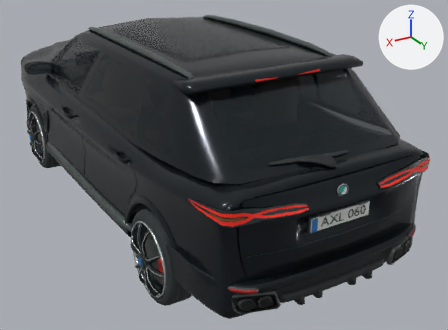
What one commit did to the glTF model vehicles/luxury_suv.glb.
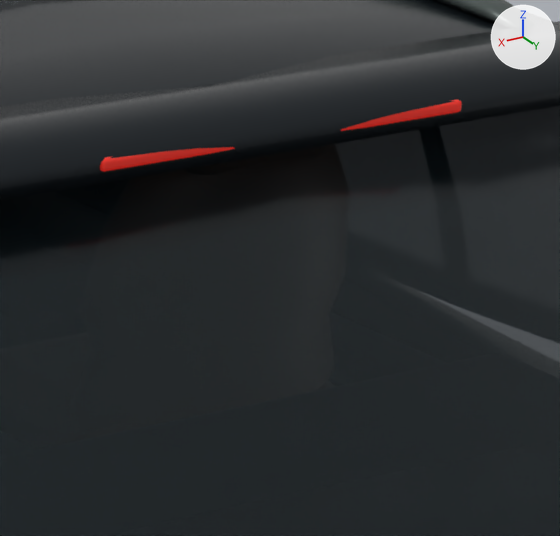
Old and new are each drawn whole from a camera (50 mm lens) standing at (2.49, 5.162, 2.816) and looking at (-0.332, 0.458, 0.464) and again close up on the part from 53% to 75% of the width and 16% to 45% of the height. Arrows for +X, +Y and +Z are at upper right; the lights stay in place. The older version's two pictures come first. Where no turn or scale is listed for an object, it has been applied to the vertices. Vertices at exactly the same position are counted once.

Names of what the first close-up shows: 'Centre brake lamp', 'Integrated roof rail', 'Roof and cabin', 'Tailgate roof spoiler' and 1 more.
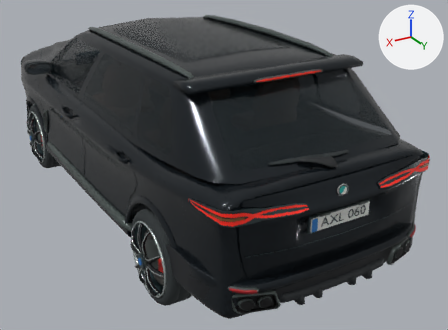
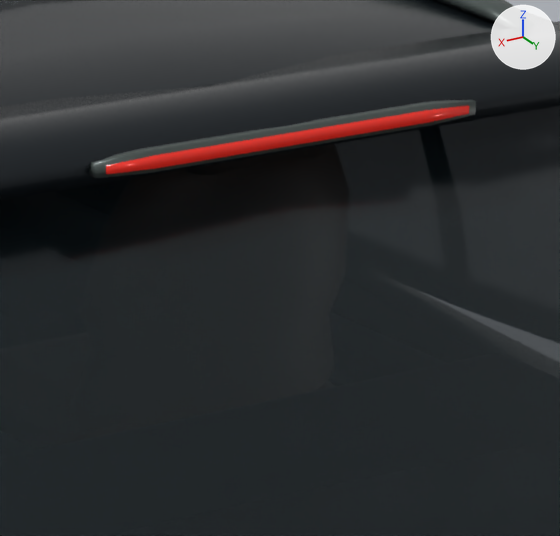
What differs and where, as boxes [x1, y1, x2, y2] in the close-ups (560 x 536 px):
'Centre brake lamp', reshaped, moved
    before: [100, 99, 462, 172]
    after: [106, 105, 469, 174]
'Centre stop lamp bezel', added
    after: [88, 99, 476, 178]
part 1 of me_kub_029, deleted
    before: [100, 99, 462, 172]
part 2 of me_kub_029, added
    after: [106, 105, 469, 174]

Patch to the scene script:
```diff
--- a/vehicles/luxury_suv.glb.py
+++ b/vehicles/luxury_suv.glb.py
@@ me_kub_029 @@
 # used by ob_centre_brake_lamp; location = (0.0, 2.04, 2.25)
-me_kub_029.from_pydata(...)  # 96 vertices, 188 faces; spans x -0.271..0.271, y -0.185..-0.174, z -0.545..-0.528
+me_kub_029.from_pydata(...)  # 36 vertices, 68 faces; spans x -0.271..0.271, y 1.861..1.881, z 1.705..1.72
+# me_kub_029 part 1: the whole mesh is rebuilt
+# me_kub_029 part 2
+# 18 vertices are added at x -0.271..0.271, y 1.861..1.864, z 1.705..1.72
+# 18 new vertices lie (0.0, 0.017, 0.0) away from vertices in x -0.271..0.271, y 1.861..1.864, z 1.705..1.72
+# 68 new faces join them
 me_kub_029.materials.append(mat_tail_lamp)
@@ me_centre_stop_lamp_bezel @@
+me_centre_stop_lamp_bezel.from_pydata(...)  # 36 vertices, 68 faces; spans x -0.285..0.285, y 1.857..1.877, z 1.699..1.726
+me_centre_stop_lamp_bezel.materials.append(mat_graphite_trim)  # dark grey #4d5755
@@ ob_centre_brake_lamp @@
 ob_centre_brake_lamp = bpy.data.objects.new('Centre brake lamp', me_kub_029)
-ob_centre_brake_lamp.location = (0.0, 2.04, 2.25)
+ob_centre_brake_lamp.location = (0.0, 0.0, 0.0)
@@ ob_centre_stop_lamp_bezel @@
+ob_centre_stop_lamp_bezel = bpy.data.objects.new('Centre stop lamp bezel', me_centre_stop_lamp_bezel)
+ob_centre_stop_lamp_bezel.location = (0.0, 0.0, 0.0)
```
